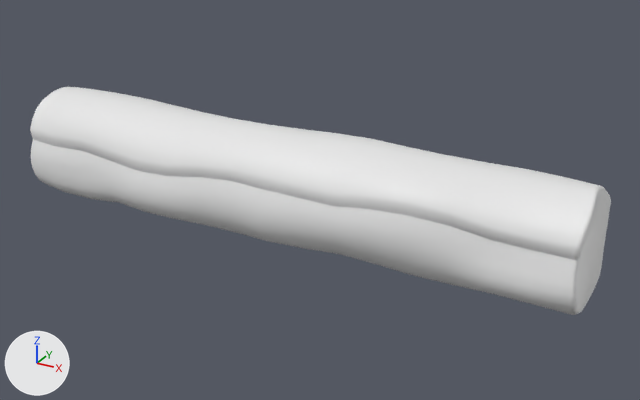
Before and after pictures for a commit that changed the FBX model DiceTheRolls/Content/Assets/Roll/SM_roll.fbx.
One viewpoint serves both versions: a 50 mm lens placed at (0.1256, -0.2094, 0.1039), pointed at (0.0087, 0.003, -0.0023). Lighting does not change. The marker at lower left points along +X, +Y and +Z.

Objects in the first picture: 'SM_roll'.
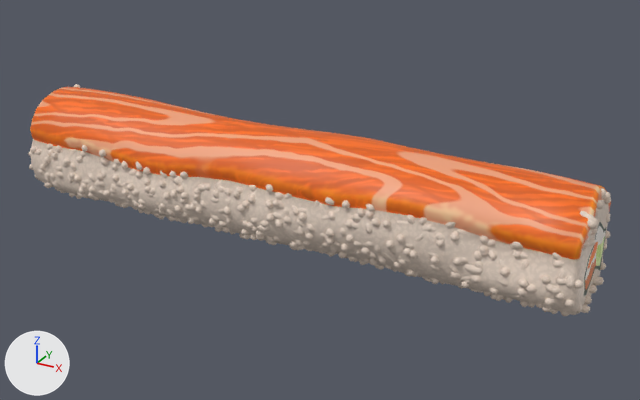
Location of each change, [x1, y1, x2, y2] in pixels of the pictures (640 x 400 px):
'SM_roll', reshaped
    before: [30, 87, 611, 315]
    after: [28, 84, 611, 316]
part 1 of me_cylinder_001, built on
    before: [577, 199, 609, 312]
    after: [28, 84, 611, 316]
part 2 of me_cylinder_001, recoloured (white to orange)
    both: [30, 87, 611, 315]

Patch to the scene script:
```diff
--- a/DiceTheRolls/Content/Assets/Roll/SM_roll.fbx.py
+++ b/DiceTheRolls/Content/Assets/Roll/SM_roll.fbx.py
@@ img_t_roll_basecolor_png @@
+img_t_roll_basecolor_png = load_image('T_roll_BaseColor.png', 'T_roll_BaseColor.png', 2048, 2048, 'sRGB')
@@ mat_m_roll_001 @@
+mat_m_roll_001 = principled_material('M_roll.001')
+mat_m_roll_001.texture = img_t_roll_basecolor_png
@@ me_cylinder_001 @@
 # used by ob_sm_roll; location = (0.0, 0.0, 0.0)
-me_cylinder_001.from_pydata(...)  # 770 vertices, 1536 faces; spans x -0.092..0.09, y -0.018..0.019, z -0.013..0.019
+me_cylinder_001.from_pydata(...)  # 52136 vertices, 50456 faces; spans x -0.093..0.092, y -0.02..0.02, z -0.015..0.019
+# me_cylinder_001 part 1: 4 vertices moved within x 0.09, y -0.002..0.01, z -0.007..0.01; 25 vertices removed from x 0.09, y -0.01..0.01, z -0.007..0.009; 51391 vertices added at x -0.093..0.092, y -0.02..0.02, z -0.015..0.019
+# me_cylinder_001 part 2: 1444 faces spanning x -0.092..0.09, y -0.018..0.019, z -0.013..0.019 switch from mat_m_roll (white #e7e7e7) to mat_m_roll_001 (picture img_t_roll_basecolor_png)
+# me_cylinder_001 part 3: the surface is now shaded smooth
```
